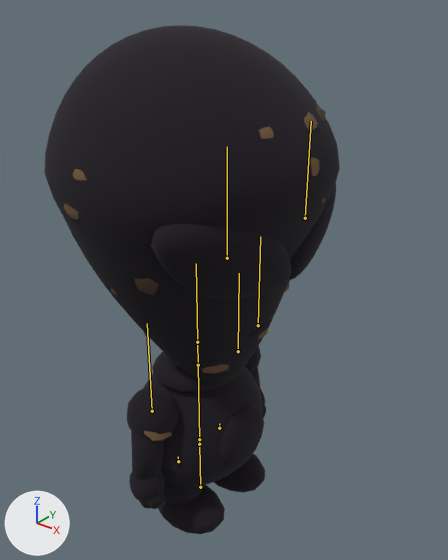
Renders of the glTF model Kid.glb from each side of a commit.
Camera for both pictures: a 50 mm camera at (51.5, -58.2, 75.6) aimed at (3.8, 1.4, 38.6). The axes (+X, +Y, +Z) are drawn at lower left. The lights are the same throughout. The first picture is the older version. The bones that change, and the others that lie on the model, are drawn over the model as lines.

In view in the first picture: 'Kid'.
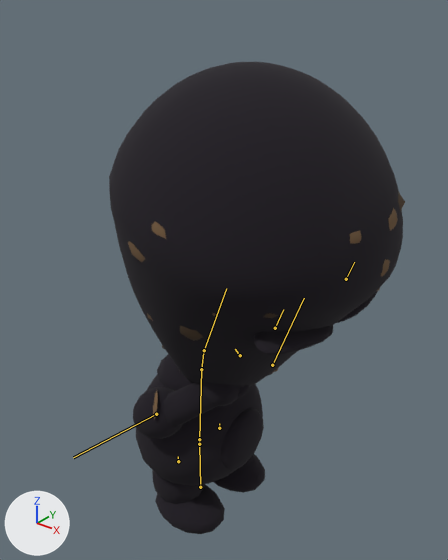
The newer file adds an action. The first version stands in its rest pose; the second is drawn at frame 34 of the action 'Drink_Dirty'.

Location of each change, (x1, y1, x2, y2) in pixels of the pictures (448 x 560 px):
'Kid', posed (7% shorter)
    before: (45, 26, 340, 534)
    after: (109, 62, 405, 534)
bone 'spine', root to tip
    before: (199, 439) to (198, 365)
    after: (199, 439) to (201, 369)
bone 'neck', root to tip
    before: (198, 365) to (197, 342)
    after: (201, 369) to (204, 348)
bone 'head', root to tip
    before: (197, 342) to (196, 263)
    after: (204, 350) to (226, 288)
bone 'eye.L', root to tip
    before: (305, 218) to (311, 121)
    after: (346, 279) to (354, 262)
bone 'eye.R', root to tip
    before: (227, 258) to (227, 146)
    after: (275, 328) to (283, 309)
bone 'arm.L', root to tip
    before: (238, 351) to (239, 273)
    after: (240, 355) to (235, 349)
bone 'arm.R', root to tip
    before: (152, 411) to (147, 323)
    after: (156, 414) to (73, 457)

What the commit changed:
Bone 'spine' (bone_spine) turns from (0, 0, 0) to (0, 0, -3) degrees about its own x, y and z.
Bone 'spine' (bone_spine) is rescaled from (1.0, 1.0, 1.0) to (0.98, 0.97, 0.98).
Bone 'neck' (bone_neck) turns from (0, 0, 0) to (0, 0, -5) degrees about its own x, y and z.
Bone 'head' (bone_head) moves from (0.0, 0.0, 0.0) to (0.0, -0.3, 0.0).
Bone 'head' (bone_head) turns from (0, 0, 0) to (0, 0, -12) degrees about its own x, y and z.
Bone 'eye.L' (bone_eye_l) is rescaled from (1.0, 1.0, 1.0) to (1.0, 0.23, 1.0).
Bone 'eye.R' (bone_eye_r) is rescaled from (1.0, 1.0, 1.0) to (1.0, 0.23, 1.0).
Bone 'arm.L' (bone_arm_l) turns from (0, 0, 0) to (-46, 23, 110) degrees about its own x, y and z.
Bone 'arm.R' (bone_arm_r) turns from (0, 0, 0) to (42, -20, 114) degrees about its own x, y and z.
